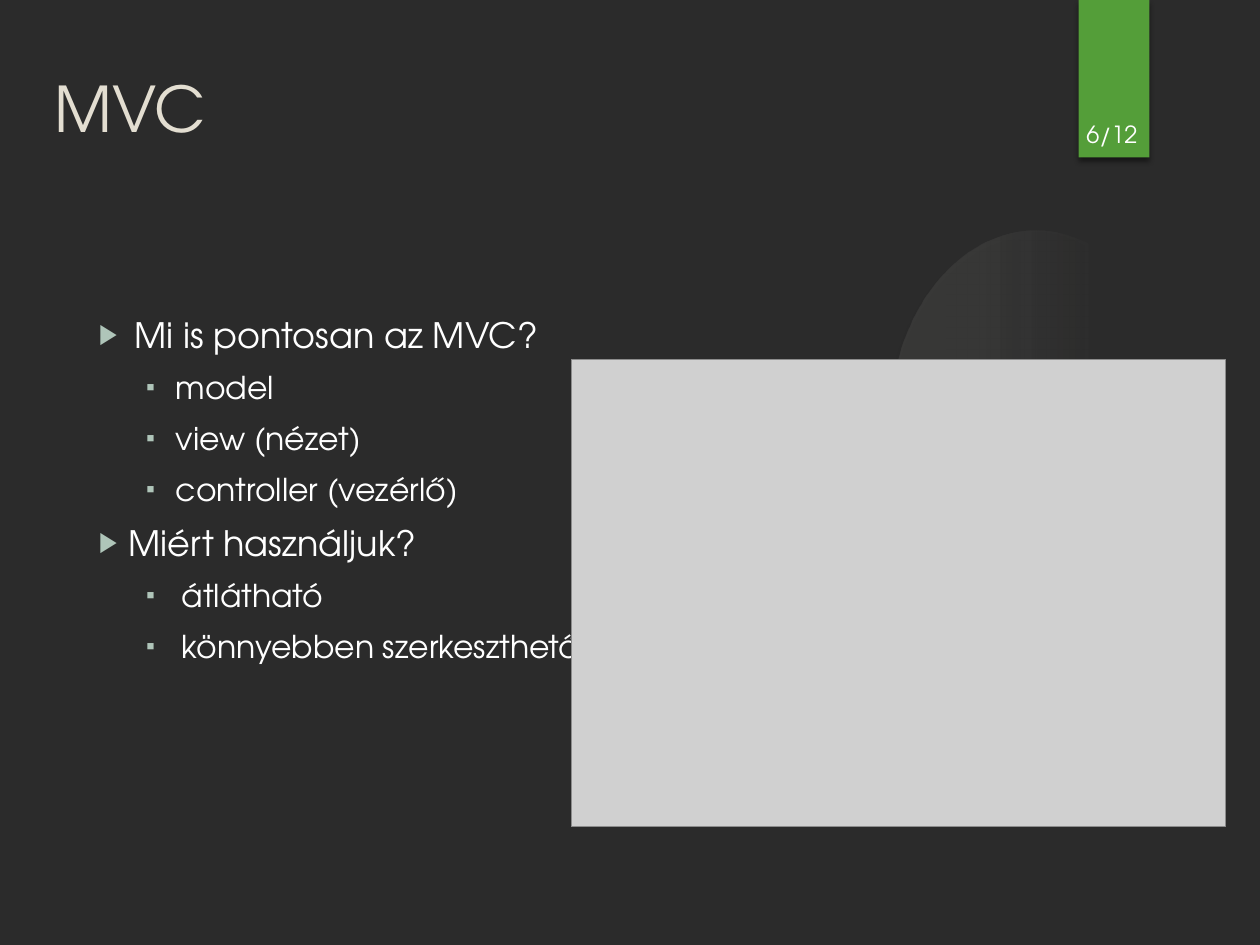
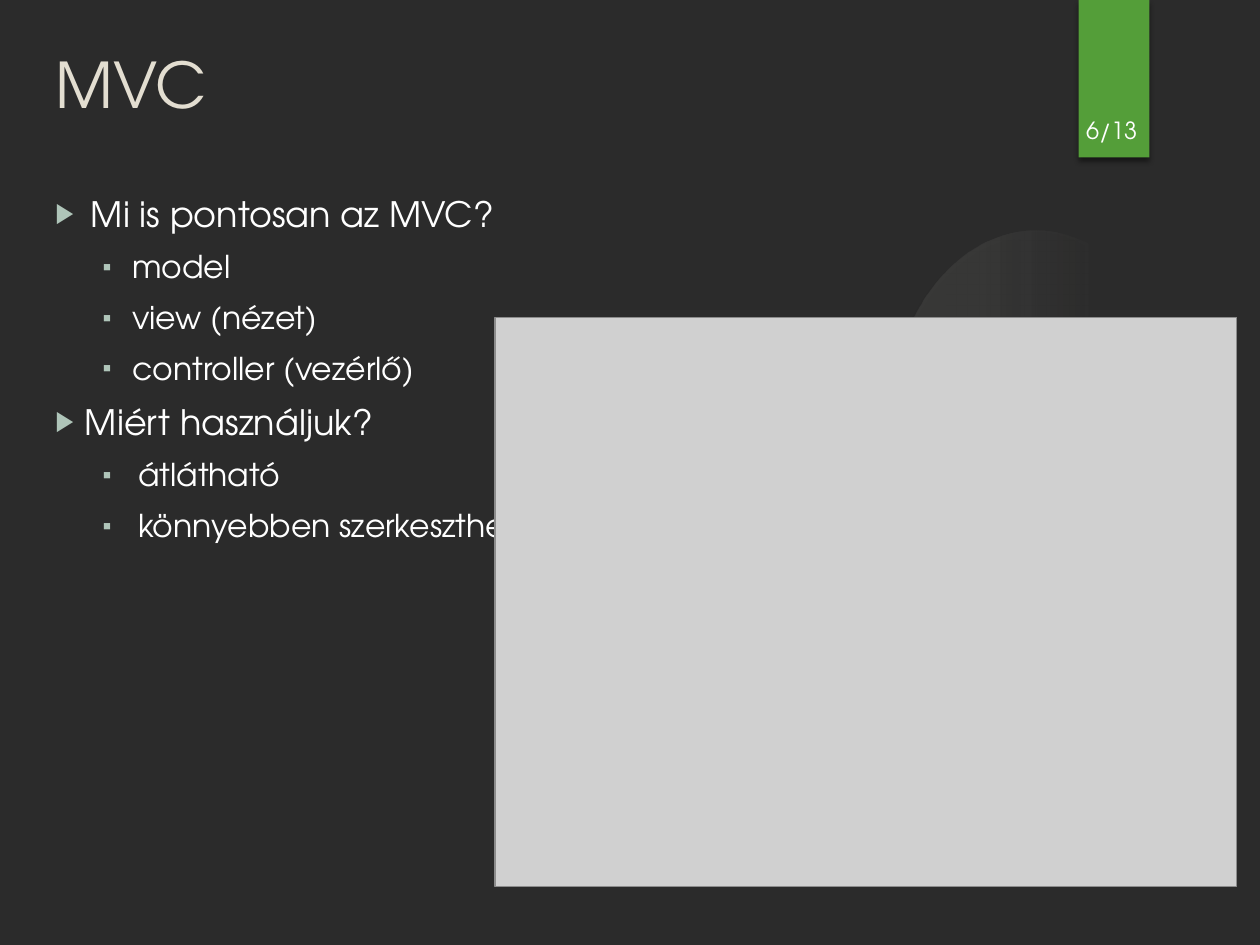
Before and after one commit to smnandor/Tervez-s-I.-II., a slide deck: slide 6 of Tervezes II/presentations/Szakdolgozat_prezentáció_4_3_IAUL0M_v7.pptx. Drawn at 1260x945 pixels with LibreOffice and Linux fonts; fonts in the diff are those of the drawing; grey boxes stand for pictures; background and template pictures are left out; a plain dark background stands for a picture behind light text. Boxes give left, top, right and bottom in pixels: in the first picture for what was removed or moved away, otherwise in the second. Text is boxed around its words. In the diff, an @@ line names an element or a change of style, - is before the commit and + after.

```diff
--- a/Tervezes II/presentations/Szakdolgozat_prezentáció_4_3_IAUL0M_v7.pptx
+++ b/Tervezes II/presentations/Szakdolgozat_prezentáció_4_3_IAUL0M_v7.pptx
@@ text "MVC": place and size @@
-text "MVC" at (54, 84, 205, 133)
+text "MVC" at (55, 60, 206, 109)
@@ text at (1086, 121, 1137, 143): text changed @@
-6/12
+6/13
@@ text "Mi is pontosan az MVC?": place and size @@
-text "Mi is pontosan az MVC?" at (128, 321, 579, 673)
+text "Mi is pontosan az MVC?" at (85, 200, 535, 553)
@@ picture: place and size @@
-picture at (572, 359, 1226, 827)
+picture at (495, 318, 1236, 887)
```
Also in this commit, not shown: 11 other slides changed, 1 slide added, 25 other files.
